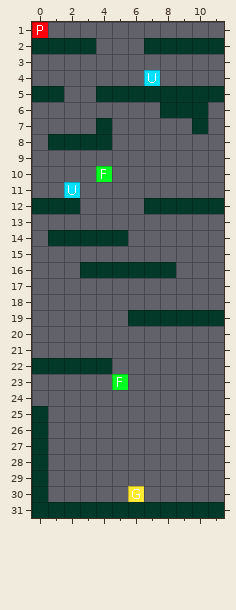
A Tiled map (JSON) gets an edit: Dive/assets/levels/sample_level.json. The picture above was drawn from the file before the commit.
Cells are 16x16 px. Shown: x 0..11, y 1..31.
And afterwards:
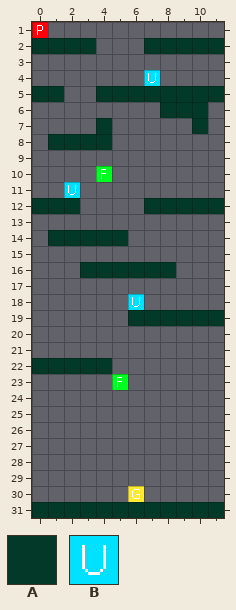
Key: from "blank_tileset": A 0; from "obj_markers": B 1.
_ is an empty cell.
The exact change:
Layer "Tile Layer 1":
The edit erases tile A in rows 25 to 30 at x 0.
Layer "obj_layer":
There is now tile B in row 18 at x 6.
Pixel boxes of the changes (left, top, right, bottom) in both pictures:
added: (128, 294, 144, 310)
removed: (32, 406, 48, 502)
